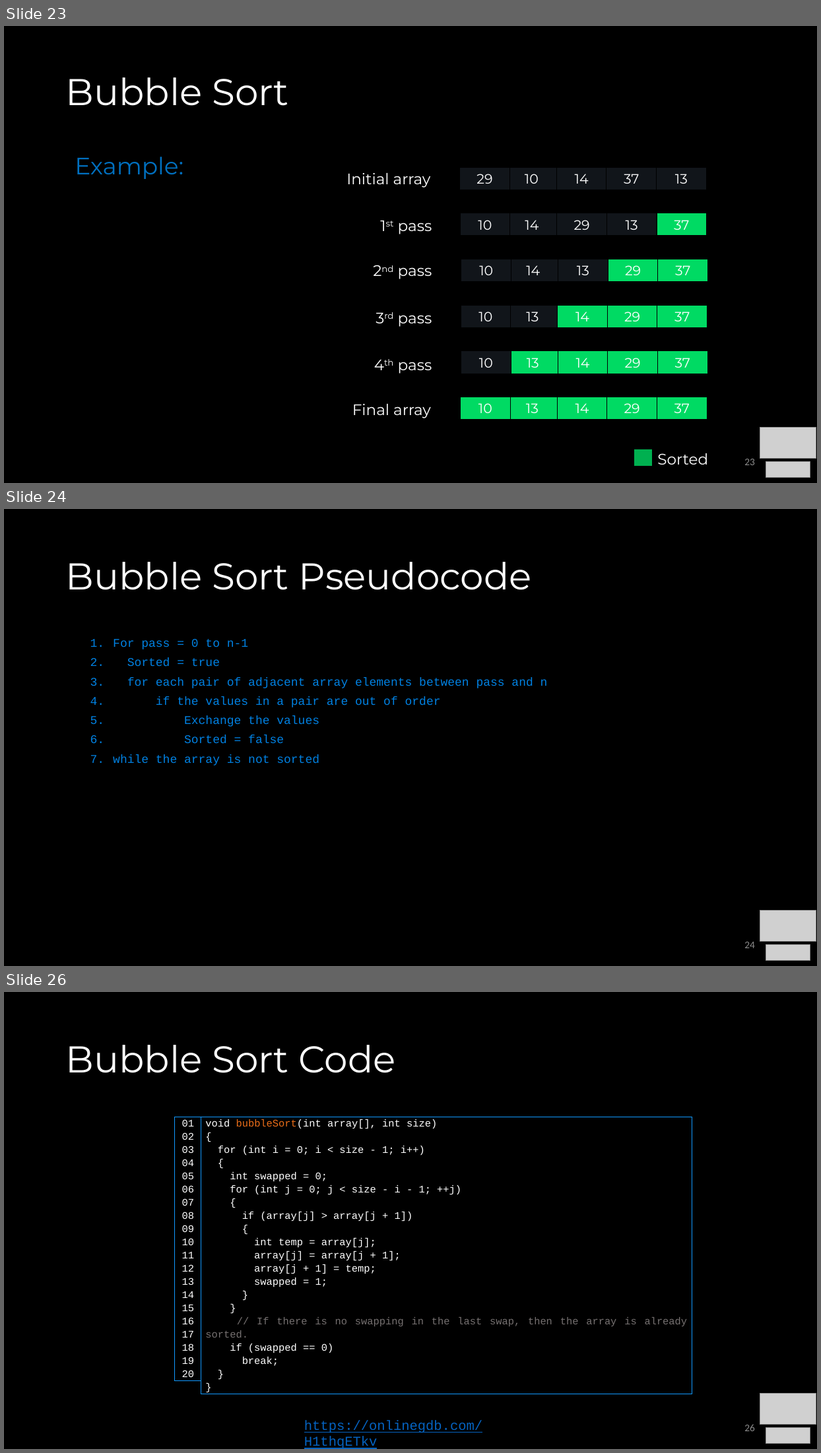
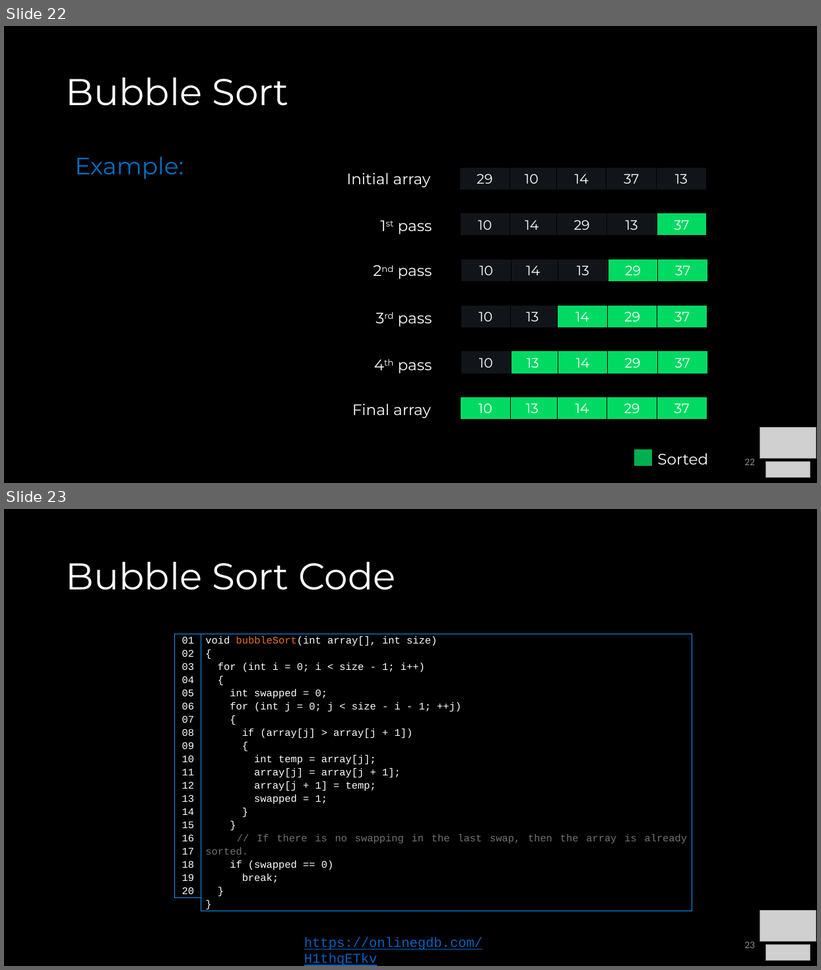
Before and after one commit to COP3530/Instructional-Content, a slide deck: Slides/Slides-PPT/6 - Sorting.pptx. Shown one above the other, each under a label of ours: slides 23, 24 and 26 before the commit, slides 22 and 23 after it; the slides between them are not shown. The pictures are 821x1453 and 821x970 pixels, drawn with LibreOffice and Linux fonts; fonts in the diff are those of the drawing; grey boxes stand for pictures. Boxes give left, top, right and bottom in pixels: in the first picture for what was removed or moved away, otherwise in the second. Text is boxed around its words. In the diff, an @@ line names an element or a change of style, - is before the commit and + after.

```diff
--- a/Slides/Slides-PPT/6 - Sorting.pptx
+++ b/Slides/Slides-PPT/6 - Sorting.pptx
@@ slide 24 removed at [4,509,817,966], background #000000 @@
@@ title removed at [66,562,532,590] @@
-Bubble Sort Pseudocode
@@ text removed at [113,639,548,766] @@
-1. For pass = 0 to n-1
-2. Sorted = true
-3. for each pair of adjacent array elements between pass and n
-4. if the values in a pair are out of order
-5. Exchange the values
-6. Sorted = false
-7. while the array is not sorted
@@ picture removed at [760,911,816,942] @@
@@ page number removed at [745,942,755,949] @@
-24
@@ picture removed at [766,945,811,961] @@
@@ what was slide 23 is now slide 22 @@
@@ page number at [745,459,755,466]: text changed @@
-23
+22
@@ what was slide 26 is now slide 23 @@
@@ page number at [745,942,755,949]: text changed @@
-26
+23
```
Also in this commit, not shown: 9 slides changed, 2 other slides removed, 2 other files.
